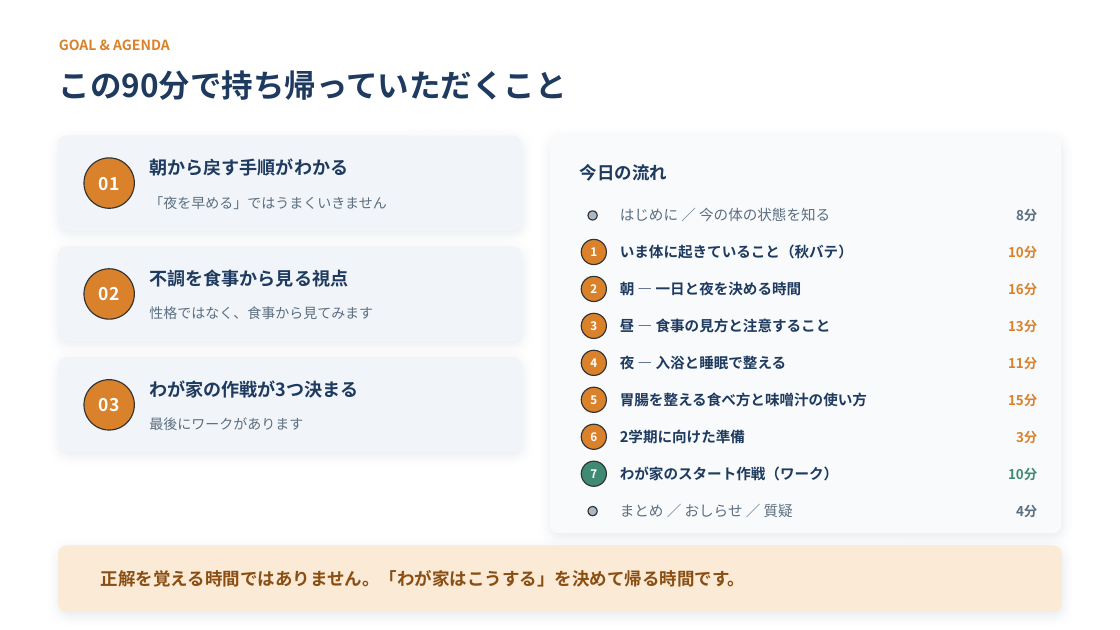
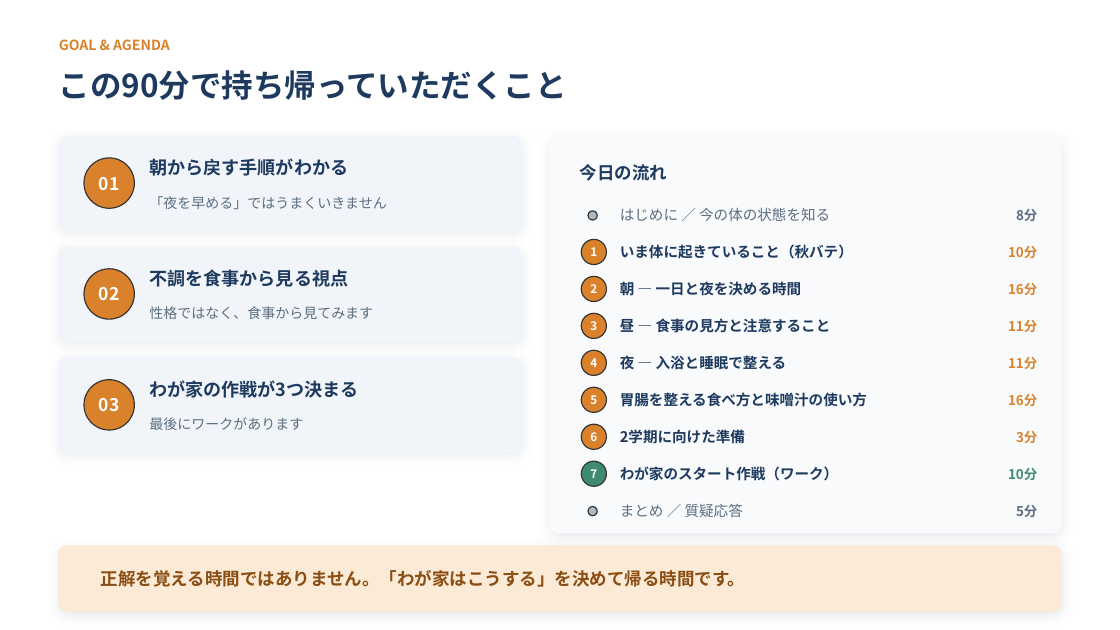
Before and after one commit to xxhmannasuimhxx/-, a slide deck: slide 3 of 夏休みの終わり_第2回_食と生活リズムの整え方.pptx. Drawn at 1120x630 pixels with LibreOffice and Linux fonts; fonts in the diff are those of the drawing. Boxes give left, top, right and bottom in pixels: in the first picture for what was removed or moved away, otherwise in the second. Text is boxed around its words. In the diff, an @@ line names an element or a change of style, - is before the commit and + after.

```diff
--- a/夏休みの終わり_第2回_食と生活リズムの整え方.pptx
+++ b/夏休みの終わり_第2回_食と生活リズムの整え方.pptx
@@ text at (1008,320,1037,332): text changed @@
-13分
+11分
@@ text at (1008,394,1037,406): text changed @@
-15分
+16分
@@ text at (620,504,743,517): text changed @@
-まとめ ／ おしらせ ／ 質疑
+まとめ ／ 質疑応答
@@ text at (1016,505,1037,517): text changed @@
-4分
+5分
```
Also in this commit, not shown: 1 slide removed, 1 other file.
